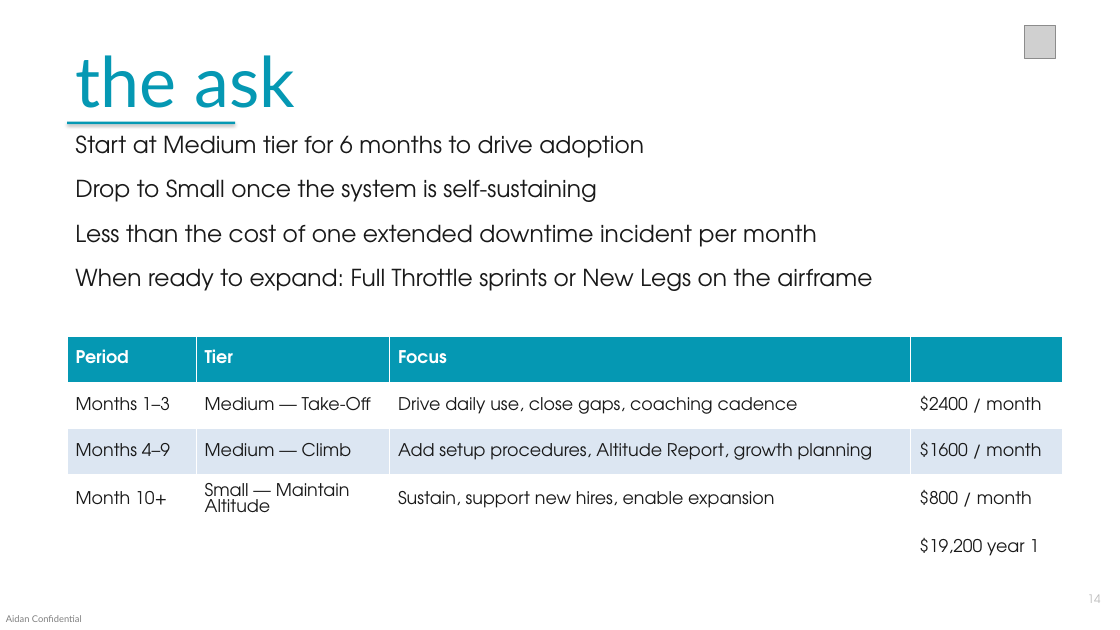
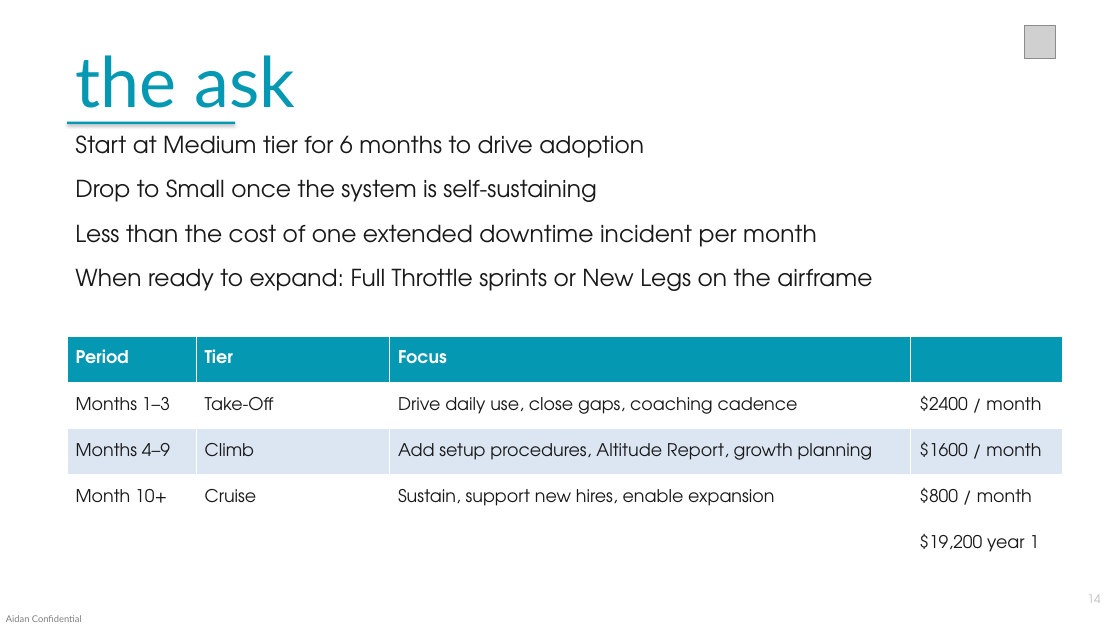
Before and after one commit to quantqtech/azure-search-python-samples, a slide deck: slide 14 of Gent-Project-Management/From Ground to Air - Gent Machine.pptx. Drawn at 1120x630 pixels with LibreOffice and Linux fonts; fonts in the diff are those of the drawing; grey boxes stand for pictures. Boxes give left, top, right and bottom in pixels: in the first picture for what was removed or moved away, otherwise in the second. Text is boxed around its words. In the diff, an @@ line names an element or a change of style, - is before the commit and + after.

```diff
--- a/Gent-Project-Management/From Ground to Air - Gent Machine.pptx
+++ b/Gent-Project-Management/From Ground to Air - Gent Machine.pptx
@@ table at (67, 336, 1063, 567) @@
-row 2, column 2: Medium — Take-Off
+row 2, column 2: Take-Off
-row 3, column 2: Medium — Climb
+row 3, column 2: Climb
-row 4, column 2: Small — Maintain Altitude
+row 4, column 2: Cruise
```
Also in this commit, not shown: 4 other files.
